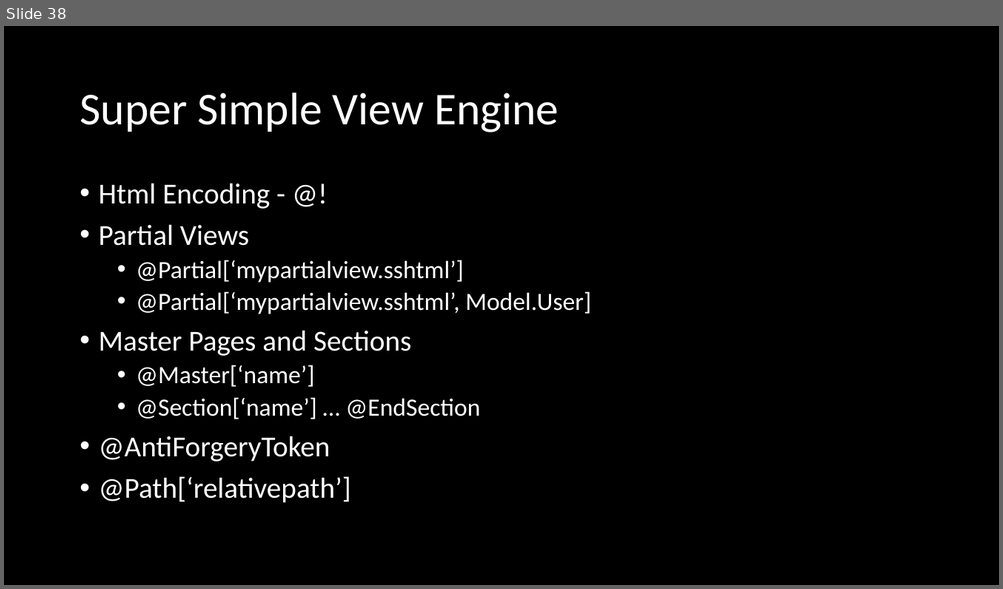
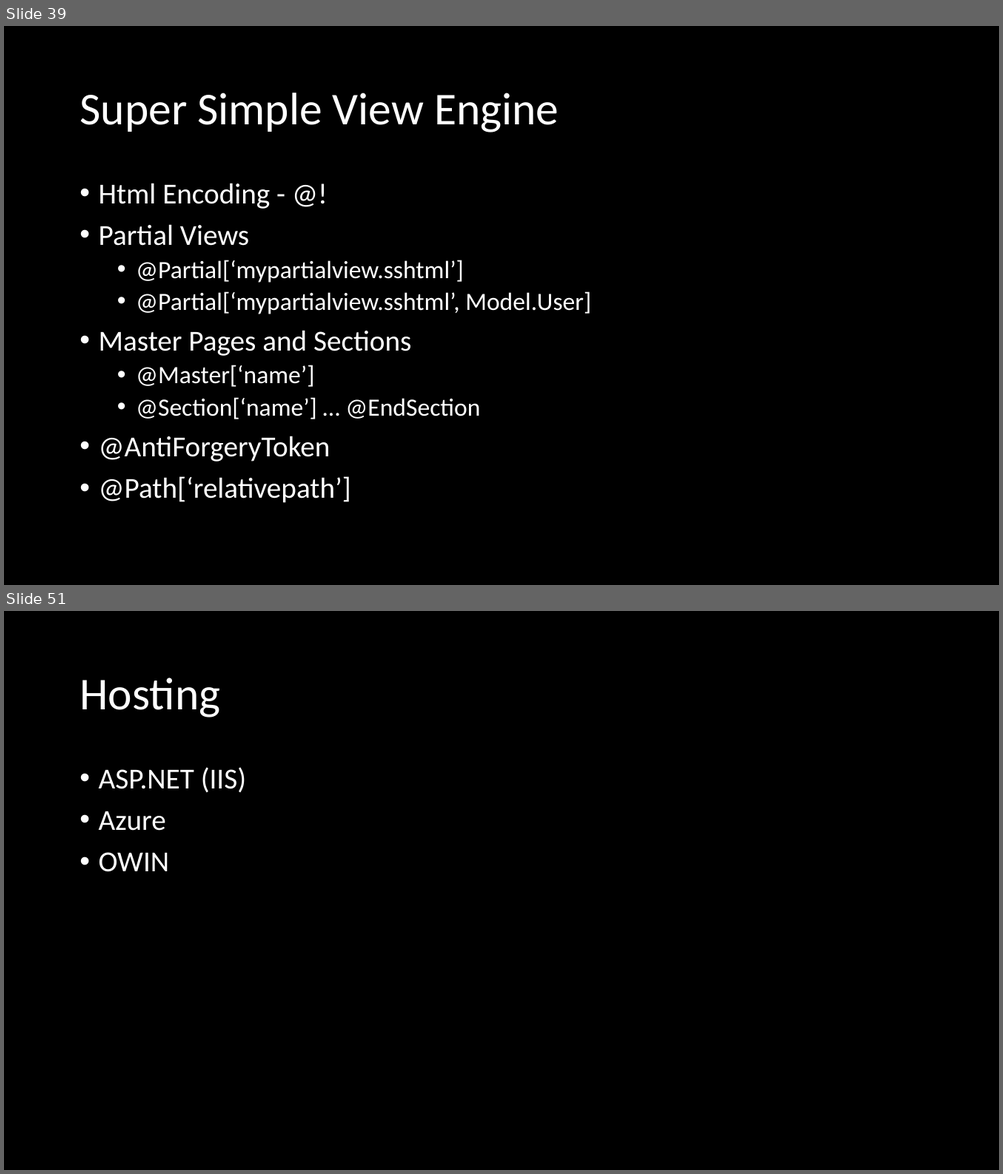
Before and after one commit to ifranto/Nancy-Workshop, a slide deck: SlideDeck.pptx. Shown one above the other, each under a label of ours: slide 38 before the commit, slides 39 and 51 after it; the slides between them are not shown. The pictures are 1003x589 and 1003x1174 pixels, drawn with LibreOffice and Linux fonts; fonts in the diff are those of the drawing. Boxes give left, top, right and bottom in pixels: in the first picture for what was removed or moved away, otherwise in the second. Text is boxed around its words. In the diff, an @@ line names an element or a change of style, - is before the commit and + after.

```diff
--- a/SlideDeck.pptx
+++ b/SlideDeck.pptx
@@ slide 51 added at [4, 611, 999, 1170], background #000000 @@
@@ title added at [79, 678, 220, 718], 44 pt, text #FFFFFF @@
+Hosting
@@ text added at [99, 767, 246, 872], 28 pt, text #FFFFFF @@
+• ASP.NET (IIS)
+• Azure
+• OWIN
@@ what was slide 38 is now slide 39 @@
```
Also in this commit, not shown: 13 other slides added.
